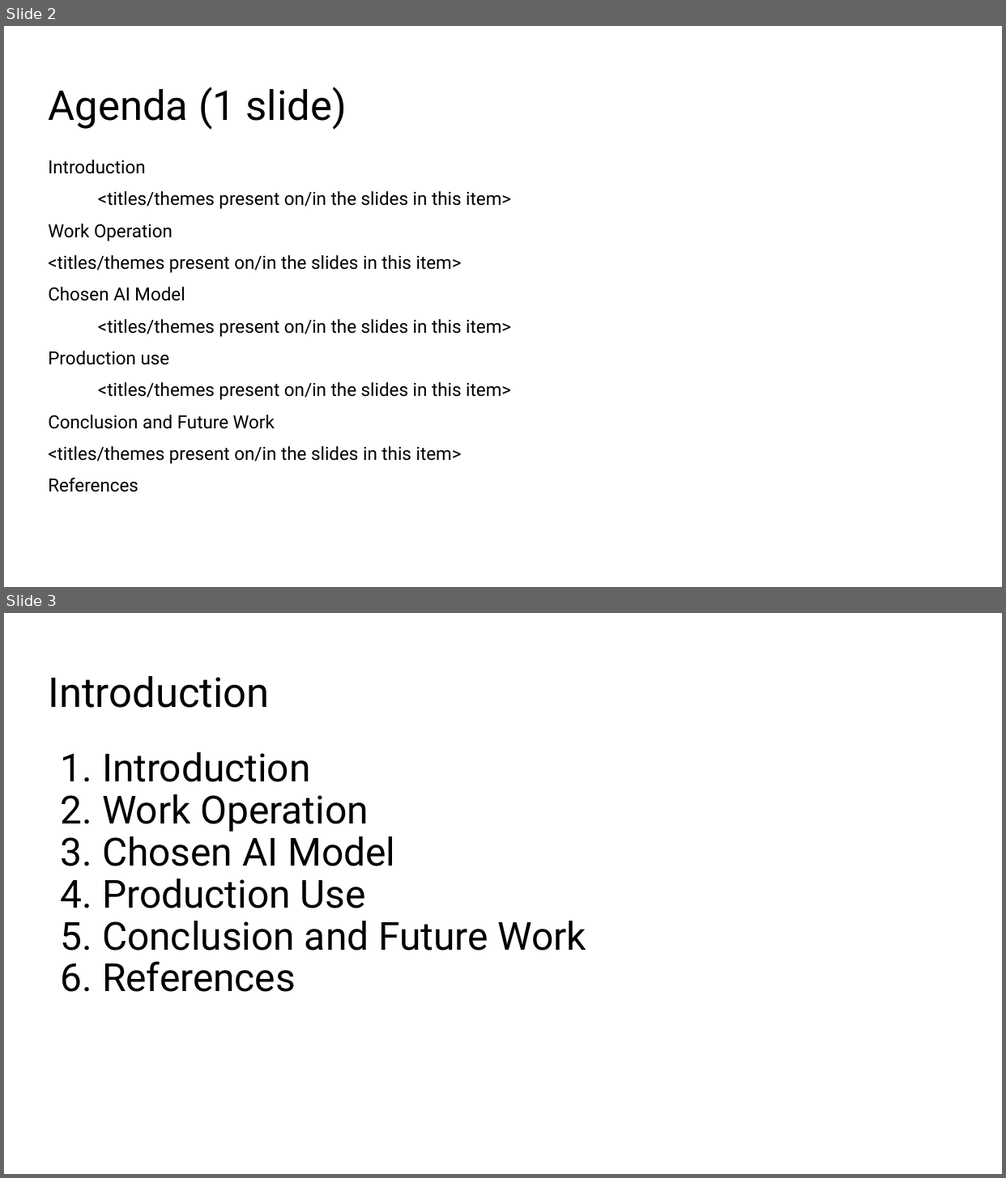
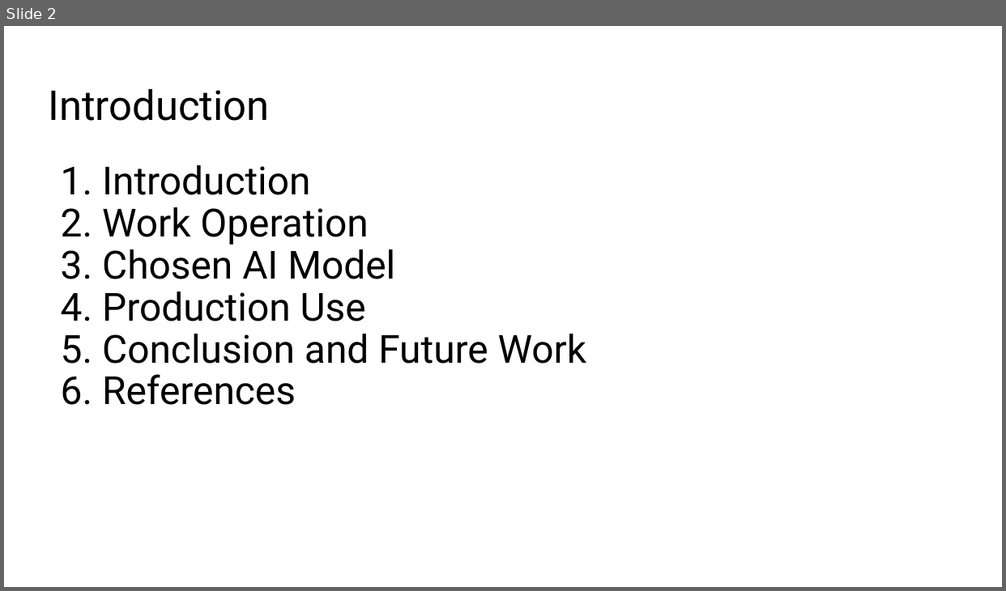
Before and after one commit to mtech00/dst_1709981_2024, a slide deck: Muhammet-YILDIZ-1709981_PPTX.pptx. Shown one above the other, each under a label of ours: slides 2 and 3 before the commit, slide 2 after it. The pictures are 1006x1178 and 1006x591 pixels, drawn with LibreOffice and Linux fonts; fonts in the diff are those of the drawing. Boxes give left, top, right and bottom in pixels: in the first picture for what was removed or moved away, otherwise in the second. Text is boxed around its words. In the diff, an @@ line names an element or a change of style, - is before the commit and + after.

```diff
--- a/Muhammet-YILDIZ-1709981_PPTX.pptx
+++ b/Muhammet-YILDIZ-1709981_PPTX.pptx
@@ slide 2 removed at <box>4,26,1002,587</box>, background #FFFFFF @@
@@ title removed at <box>48,87,347,130</box> @@
-Agenda (1 slide)
@@ text removed at <box>48,160,511,493</box> @@
-Introduction
-<titles/themes present on/in the slides in this item>
-Work Operation
-<titles/themes present on/in the slides in this item>
-Chosen AI Model
-<titles/themes present on/in the slides in this item>
-Production use
-<titles/themes present on/in the slides in this item>
-Conclusion and Future Work
-<titles/themes present on/in the slides in this item>
-References
@@ what was slide 3 is now slide 2 @@
```
